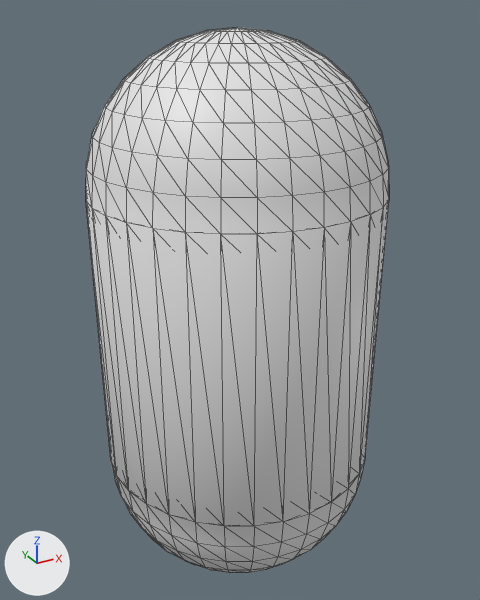
Before and after pictures for a commit that changed the glTF model plugins/AtomLyIntegration/CommonFeatures/Assets/Objects/Primitives/Capsule.glb.
Rendered twice from a camera (50 mm lens) standing at (-0.526, -0.966, 1.027) and looking at (0.012, 0.013, 0.538). Lighting does not change. The marker at lower left points along +X, +Y and +Z. The first picture is the older version. Mesh edges are drawn as thin lines.

The first picture shows 'Capsule'.
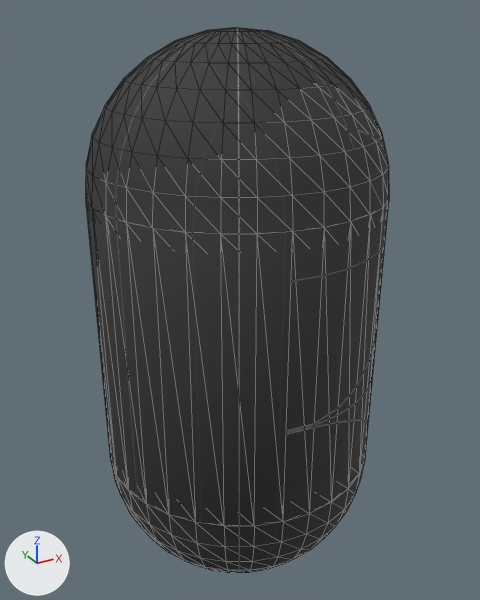
The change in detail:
Picture 'default_basecolor_grid' (img_default_basecolor_grid) is new.
Material 'DefaultGrid' (mat_defaultgrid) is new.
Its texture is img_default_basecolor_grid.
Its roughness is 0.8.
me_cylinder_001 has 963 vertices, 2044 faces and spans x -0.25..0.25, y -0.25..0.25, z 0.0..1.0.
me_cylinder_001 gains material mat_defaultgrid (picture img_default_basecolor_grid).

Changed parts and their boxes [x1, y1, x2, y2] in the pictures (480 x 600 px):
'Capsule', recoloured (white to black)
    both: [86, 27, 389, 573]
